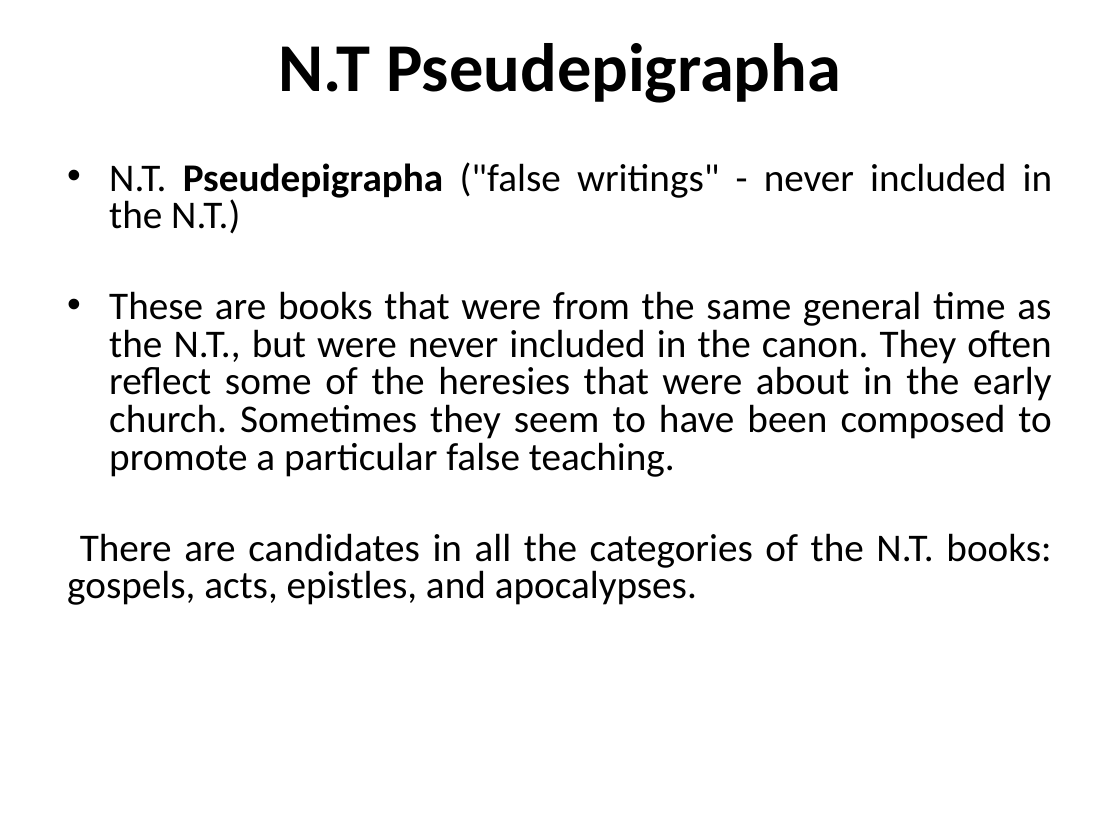
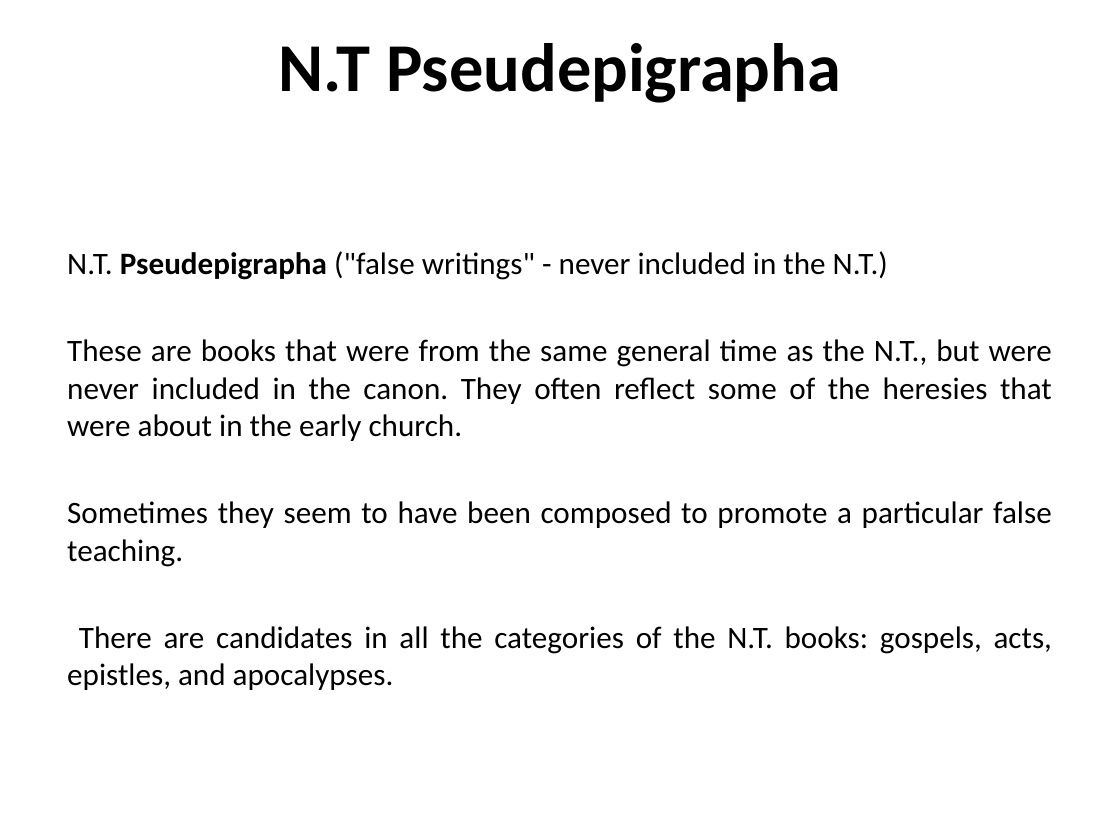
Before and after one commit to mutanganajoseph/Documents, a slide deck: slide 66 of auca/sem-1/intro-to-Bible-study/1 intro to Bible study Notes.pptx (slide 71 before the commit). Drawn at 1120x840 pixels with LibreOffice and Linux fonts; fonts in the diff are those of the drawing. Boxes give left, top, right and bottom in pixels: in the first picture for what was removed or moved away, otherwise in the second. Text is boxed around its words. In the diff, an @@ line names an element or a change of style, - is before the commit and + after.

```diff
--- a/auca/sem-1/intro-to-Bible-study/1 intro to Bible study Notes.pptx
+++ b/auca/sem-1/intro-to-Bible-study/1 intro to Bible study Notes.pptx
@@ text "N.T. Pseudepigrapha ("false writings" - ...": place and size @@
-text "N.T. Pseudepigrapha ("false writings" - ..." at box(67, 162, 1053, 605)
+text "N.T. Pseudepigrapha ("false writings" - ..." at box(67, 251, 1052, 690)
@@ text at box(67, 251, 1052, 690): size 25.2 to 20 pt in "N.T. Pseudepigrapha ("false writings" - never included ...", "There are candidates in all the categories ..."; bullet • to none; line spacing 0.8 to 1; less space between paragraphs @@
@@ text at box(67, 339, 1052, 567): text changed; size 25.2 to 20 pt @@
-• These are books that were from the same general time as the N.T., but were never included in the canon. They often reflect some of the heresies that were about in the early church. Sometimes they seem to have been composed to promote a particular false teaching.
+These are books that were from the same general time as the N.T., but were never included in the canon. They often reflect some of the heresies that were about in the early church.
+Sometimes they seem to have been composed to promote a particular false teaching.
```
Also in this commit, not shown: 39 other slides changed, 8 slides removed, 1 other file.
